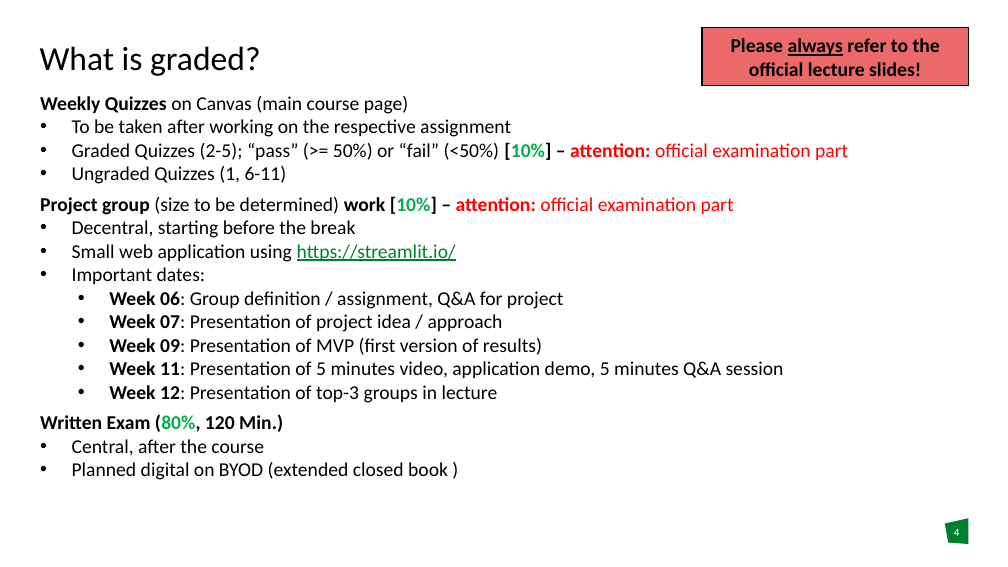
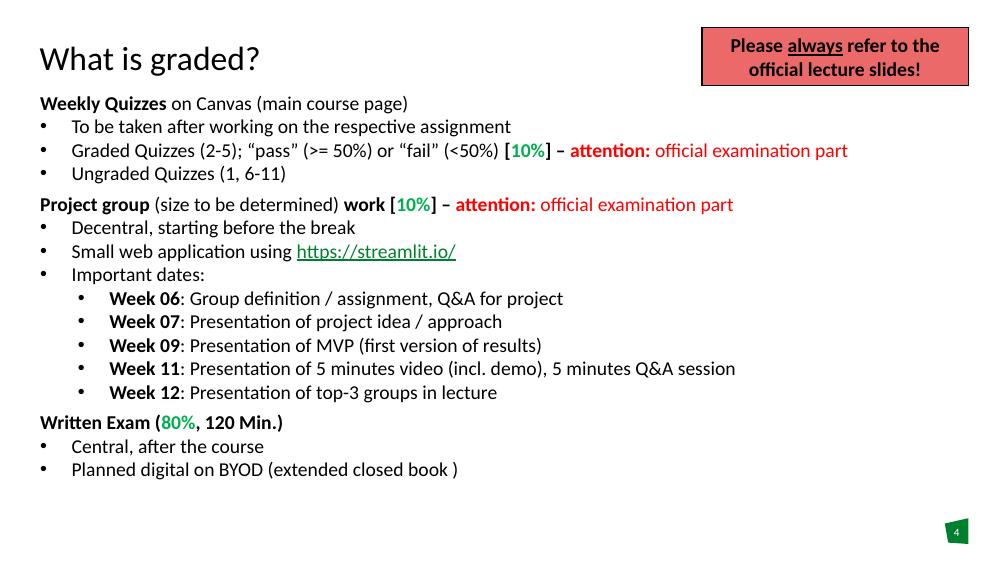
Before and after one commit to DomBBB/dombbb.github.io, a slide deck: slide 4 of Presentation/Presentation_W0.pptx. Drawn at 1008x567 pixels with LibreOffice and Linux fonts; fonts in the diff are those of the drawing; background and template pictures are left out. Boxes give left, top, right and bottom in pixels: in the first picture for what was removed or moved away, otherwise in the second. Text is boxed around its words. In the diff, an @@ line names an element or a change of style, - is before the commit and + after.

```diff
--- a/Presentation/Presentation_W0.pptx
+++ b/Presentation/Presentation_W0.pptx
@@ text at [109,361,736,378]: text changed @@
-  • Week 11: Presentation of 5 minutes video, application demo, 5 minutes Q&A session
+  • Week 11: Presentation of 5 minutes video (incl. demo), 5 minutes Q&A session
```
Also in this commit, not shown: 3 other files.
